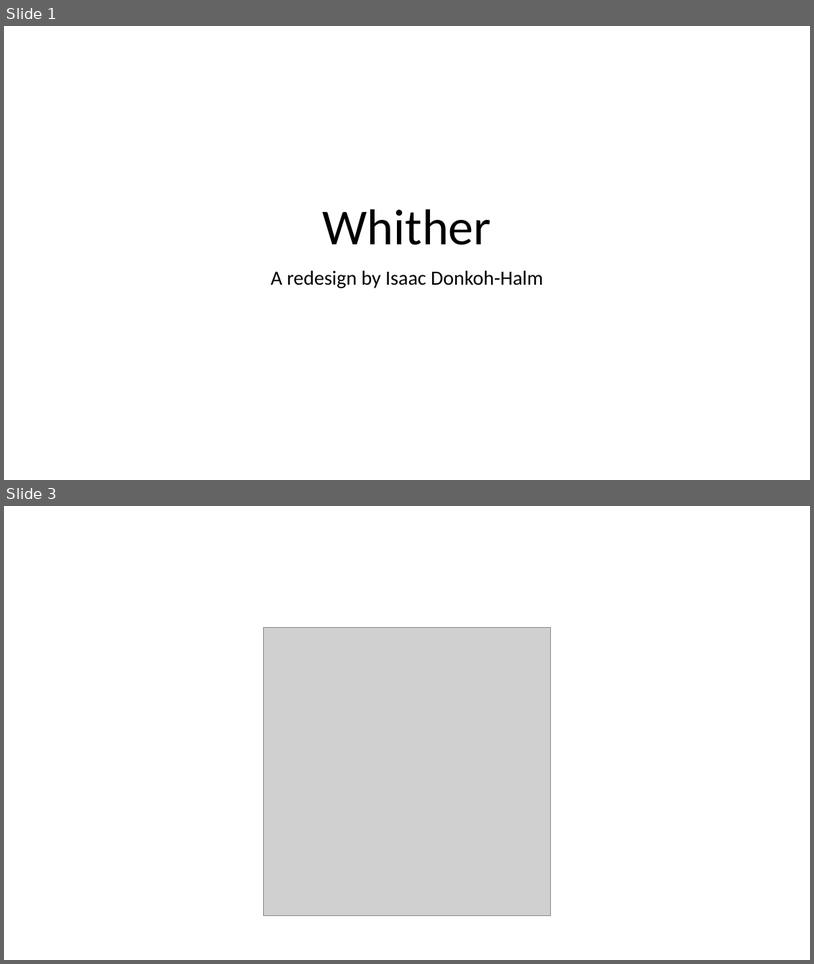
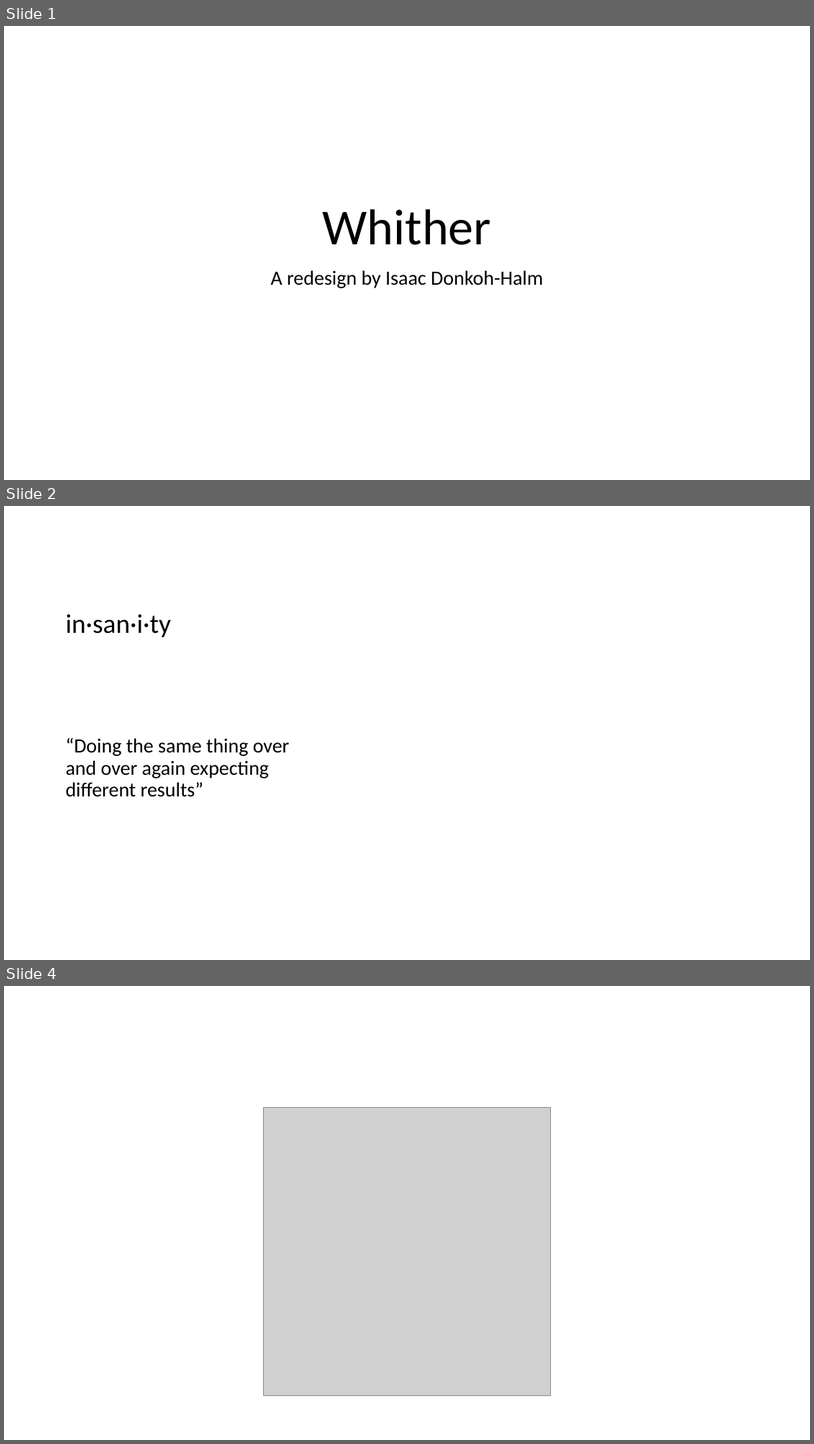
Before and after one commit to Twads9816/IMGD-2900, a slide deck: Website/a20/isaac/Whither redesign.pptx. Shown one above the other, each under a label of ours: slides 1 and 3 before the commit, slides 1, 2 and 4 after it; the slides between them are not shown. The pictures are 814x964 and 814x1444 pixels, drawn with LibreOffice and Linux fonts; fonts in the diff are those of the drawing; grey boxes stand for pictures. Boxes give left, top, right and bottom in pixels: in the first picture for what was removed or moved away, otherwise in the second. Text is boxed around its words. In the diff, an @@ line names an element or a change of style, - is before the commit and + after.

```diff
--- a/Website/a20/isaac/Whither redesign.pptx
+++ b/Website/a20/isaac/Whither redesign.pptx
@@ slide 2 added at bbox=[4, 506, 810, 960], background #FFFFFF @@
@@ title added at bbox=[66, 614, 171, 637], 32 pt, text #000000 @@
+in·san·i·ty
@@ text added at bbox=[66, 738, 290, 797], 24 pt, text #000000 @@
+“Doing the same thing over and over again expecting different results”
@@ what was slide 3 is now slide 4 @@
```
Also in this commit, not shown: 1 slide changed, 1 other file.
